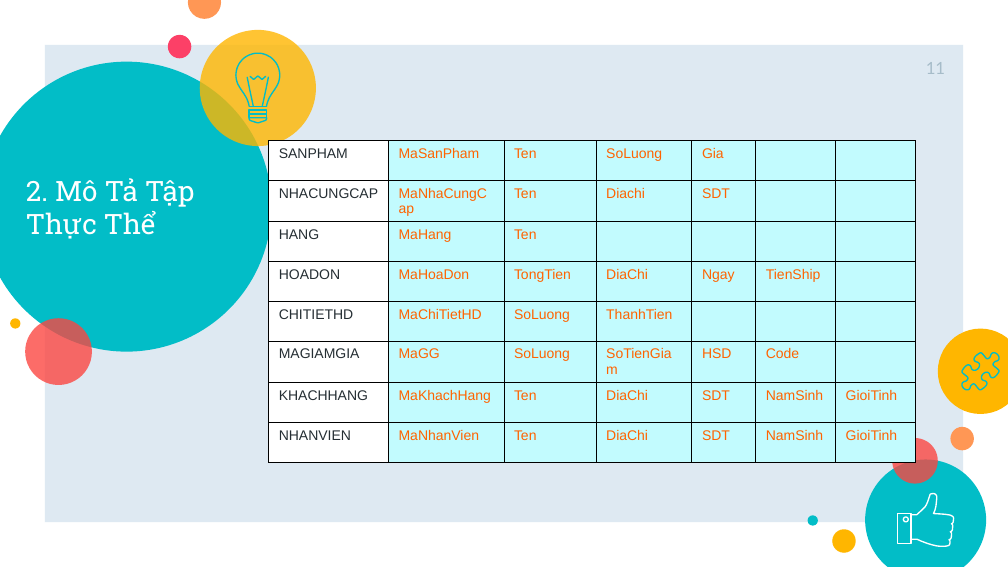
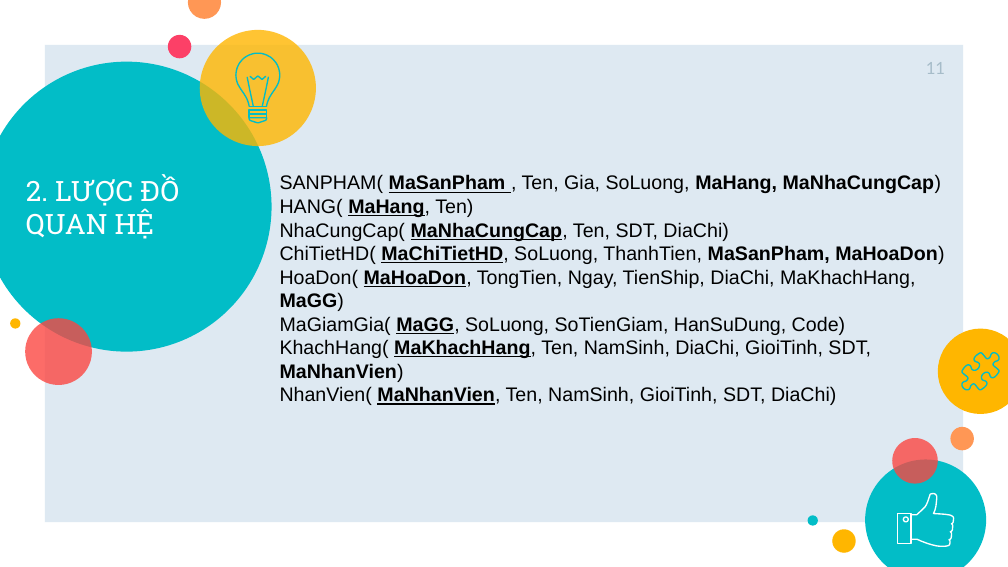
Before and after one commit to tai9/btl-csdl, a slide deck: slide 11 of thuyết trình CSDL.pptx. Drawn at 1008x567 pixels with LibreOffice and Linux fonts; fonts in the diff are those of the drawing. Boxes give left, top, right and bottom in pixels: in the first picture for what was removed or moved away, otherwise in the second. Text is boxed around its words. In the diff, an @@ line names an element or a change of style, - is before the commit and + after.

Commit message:
add erd to slide

```diff
--- a/thuyết trình CSDL.pptx
+++ b/thuyết trình CSDL.pptx
@@ table removed at (269,141,915,468), 8 rows, 7 columns @@
-SANPHAM | MaSanPham | Ten | SoLuong | Gia |  | 
-NHACUNGCAP | MaNhaCungCap | Ten | Diachi | SDT |  | 
-HANG | MaHang | Ten |  |  |  | 
-HOADON | MaHoaDon | TongTien | DiaChi | Ngay | TienShip | 
-CHITIETHD | MaChiTietHD | SoLuong | ThanhTien |  |  | 
-MAGIAMGIA | MaGG | SoLuong | SoTienGiam | HSD | Code | 
-KHACHHANG | MaKhachHang | Ten | DiaChi | SDT | NamSinh | GioiTinh
-NHANVIEN | MaNhanVien | Ten | DiaChi | SDT | NamSinh | GioiTinh
@@ title at (26,175,180,239): text changed @@
-2. Mô Tả Tập Thực Thể
+2. LƯỢC ĐỒ QUAN HỆ
@@ text added at (280,174,944,405), 14 pt, text #000000 @@
+SANPHAM( MaSanPham , Ten, Gia, SoLuong, MaHang, MaNhaCungCap)
+HANG( MaHang, Ten)
+NhaCungCap( MaNhaCungCap, Ten, SDT, DiaChi)
+ChiTietHD( MaChiTietHD, SoLuong, ThanhTien, MaSanPham, MaHoaDon)
+HoaDon( MaHoaDon, TongTien, Ngay, TienShip, DiaChi, MaKhachHang, MaGG)
+MaGiamGia( MaGG, SoLuong, SoTienGiam, HanSuDung, Code)
+KhachHang( MaKhachHang, Ten, NamSinh, DiaChi, GioiTinh, SDT, MaNhanVien)
+NhanVien( MaNhanVien, Ten, NamSinh, GioiTinh, SDT, DiaChi)
```
Also in this commit, not shown: 2 slides added, 1 slide removed.
